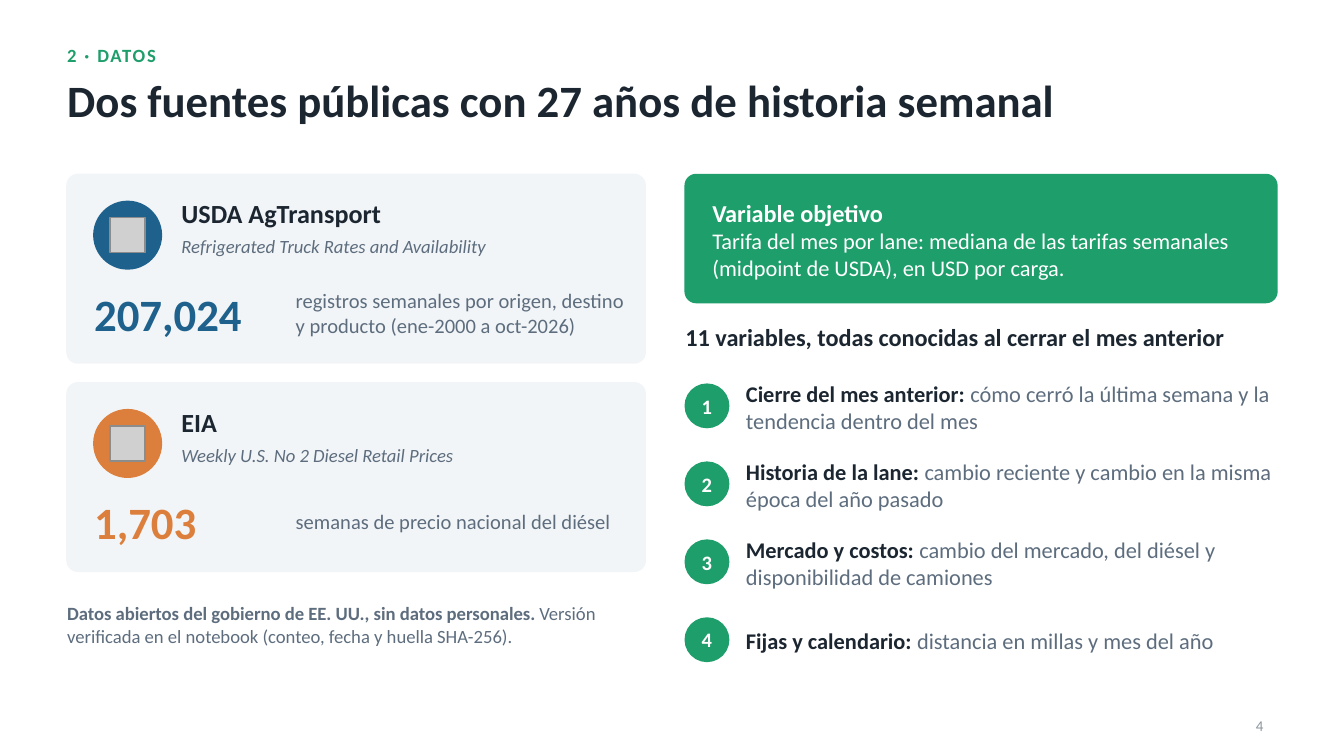
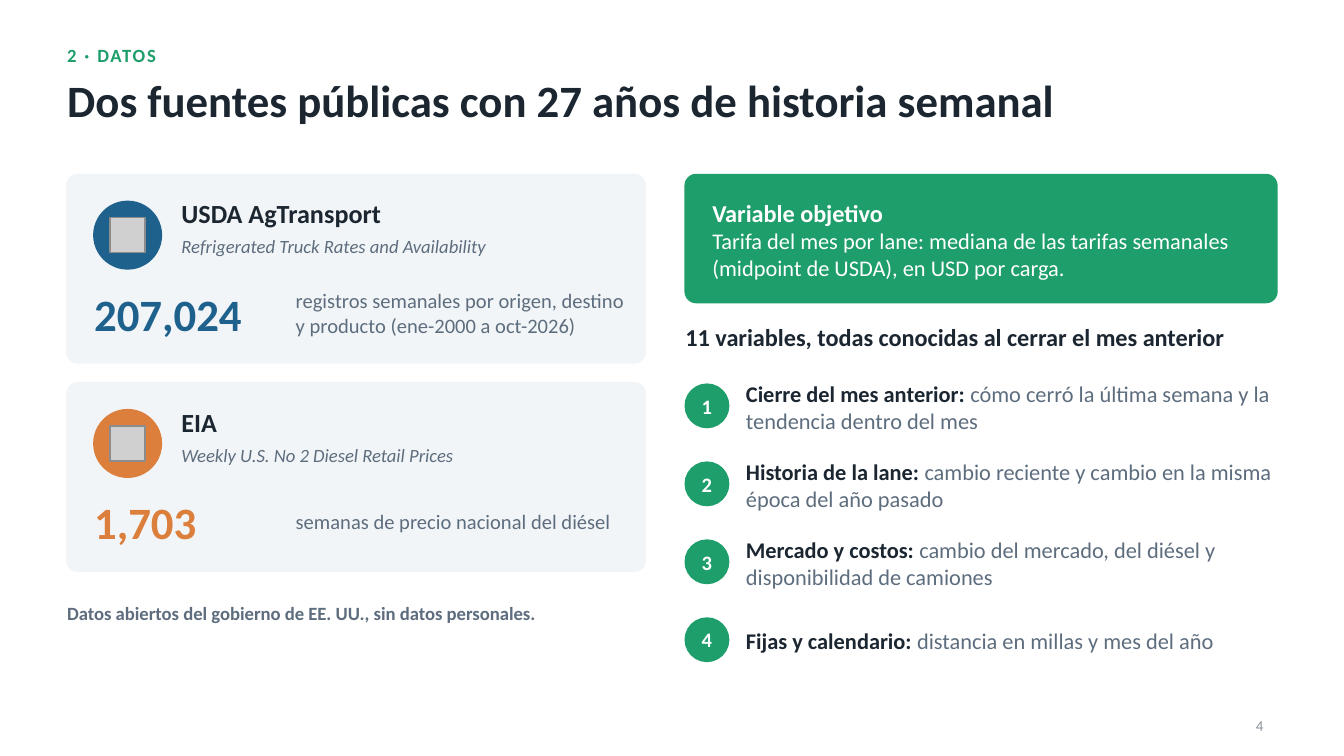
Before and after one commit to jmartinezvogel/reefer-spot-rate-forecasting, a slide deck: slide 4 of docs/ML_PresentacionFinal_Equipo3.pptx. Drawn at 1344x756 pixels with LibreOffice and Linux fonts; fonts in the diff are those of the drawing; grey boxes stand for pictures. Boxes give left, top, right and bottom in pixels: in the first picture for what was removed or moved away, otherwise in the second. Text is boxed around its words. In the diff, an @@ line names an element or a change of style, - is before the commit and + after.

Commit message:
Proyecto final: quitar la verificación de versión de los datos del notebook

```diff
--- a/docs/ML_PresentacionFinal_Equipo3.pptx
+++ b/docs/ML_PresentacionFinal_Equipo3.pptx
@@ text at (x1=67, y1=607, x2=536, y2=623): text changed; bold on @@
-Datos abiertos del gobierno de EE. UU., sin datos personales. Versión verificada en el notebook (conteo, fecha y huella SHA-256).
+Datos abiertos del gobierno de EE. UU., sin datos personales.
```
Also in this commit, not shown: 1 other slide changed, 1 other file.
